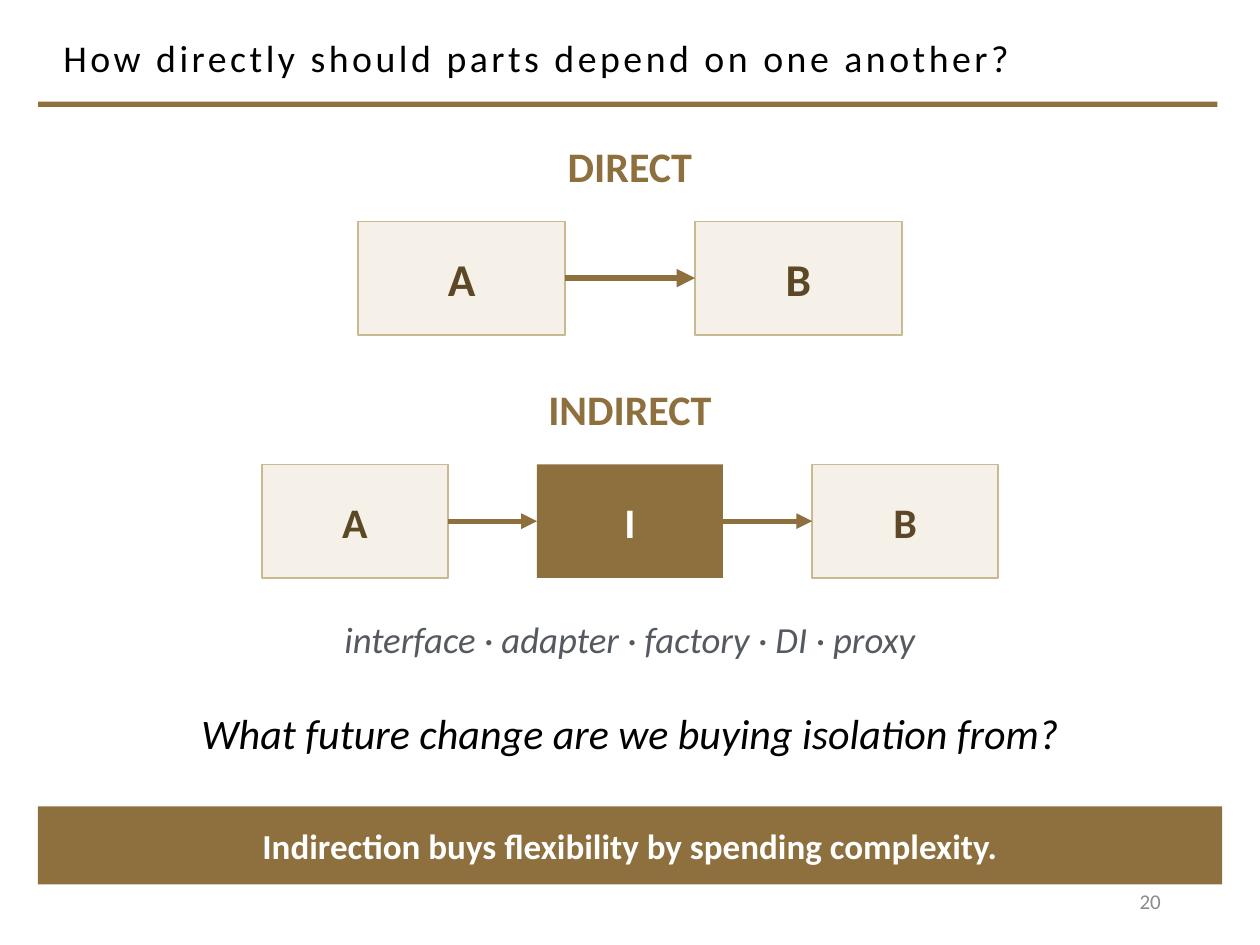
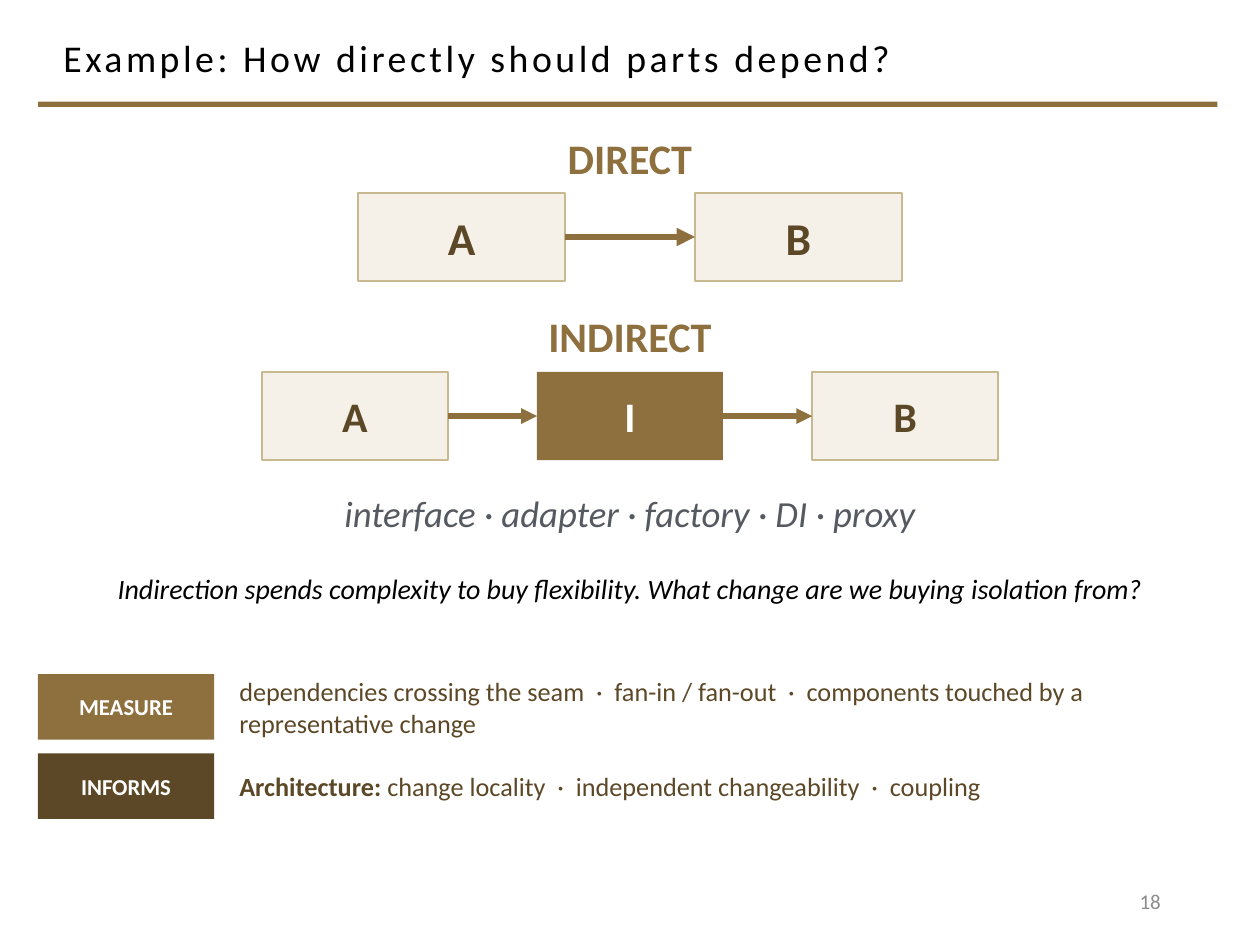
Before and after one commit to davisjam/model-based-agentic-software-engineering, a slide deck: slide 18 of course/lectures/act-1-foundations/07-design/1-7-Design.pptx (slide 20 before the commit). Drawn at 1260x945 pixels with LibreOffice and Linux fonts; fonts in the diff are those of the drawing; background and template pictures are left out. Boxes give left, top, right and bottom in pixels: in the first picture for what was removed or moved away, otherwise in the second. Text is boxed around its words. In the diff, an @@ line names an element or a change of style, - is before the commit and + after.

```diff
--- a/course/lectures/act-1-foundations/07-design/1-7-Design.pptx
+++ b/course/lectures/act-1-foundations/07-design/1-7-Design.pptx
@@ title at <box>63,45,889,78</box>: text changed @@
-How directly should parts depend on one another?
+Example: How directly should parts depend?
@@ text "DIRECT": place and size @@
-text "DIRECT" at <box>568,154,692,183</box>
+text "DIRECT" at <box>568,146,692,175</box>
@@ rectangle "A": place and size @@
-rectangle "A" at <box>358,222,564,335</box>
+rectangle "A" at <box>358,193,564,281</box>
@@ rectangle "B": place and size @@
-rectangle "B" at <box>696,222,902,335</box>
+rectangle "B" at <box>696,193,902,281</box>
@@ arrow moved from (564, 278) - (696, 278) to (564, 237) - (696, 237) @@
@@ text "INDIRECT": place and size @@
-text "INDIRECT" at <box>548,397,711,426</box>
+text "INDIRECT" at <box>548,324,711,353</box>
@@ rectangle "A": place and size @@
-rectangle "A" at <box>262,465,449,578</box>
+rectangle "A" at <box>262,372,449,460</box>
@@ rectangle "I": place and size @@
-rectangle "I" at <box>537,465,723,578</box>
+rectangle "I" at <box>537,372,723,460</box>
@@ rectangle "B": place and size @@
-rectangle "B" at <box>813,465,999,578</box>
+rectangle "B" at <box>813,372,999,460</box>
@@ arrow moved from (447, 522) - (537, 522) to (447, 416) - (537, 416) @@
@@ arrow moved from (723, 522) - (813, 522) to (723, 416) - (813, 416) @@
@@ text "interface · adapter · factory ...": place and size @@
-text "interface · adapter · factory ..." at <box>344,627,915,659</box>
+text "interface · adapter · factory ..." at <box>344,501,915,533</box>
@@ text at <box>118,579,1141,604</box>: text changed; size 24 to 16 pt @@
-What future change are we buying isolation from?
+Indirection spends complexity to buy flexibility. What change are we buying isolation from?
@@ group added at <box>38,674,1083,819</box>: 2 rectangles, 2 texts @@
+MEASURE
+dependencies crossing the seam · fan-in / fan-out · components touched by a representative change
+INFORMS
+Architecture: change locality · independent changeability · coupling
@@ rectangle removed at <box>38,806,1222,885</box> @@
-Indirection buys flexibility by spending complexity.
@@ page number at <box>1140,895,1161,909</box>: text changed @@
-20
+18
```
Also in this commit, not shown: 18 other slides changed, 11 slides added, 10 slides removed.
